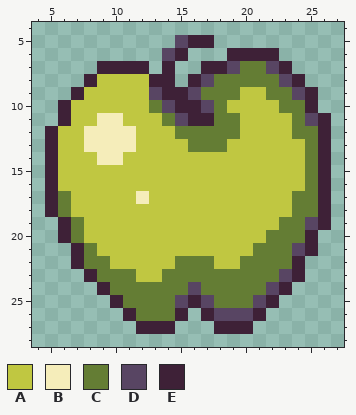
Pixel-art file -- Source/tile_apple.aseprite. The picture above is the old version.
32x32 pixels, 1 frame. Shown: x 4..27, y 4..28.
Palette (. is transparent): A #c0c741  B #f5edba  C #647d34  D #584563  E #3e2137
Now the later version:
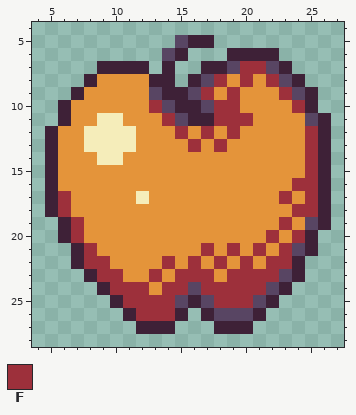
Colours new in this view: F #9d303b
Change:
layer "apple Copy Copy" added
layer "apple Copy Copy Copy" added
colour A: #c0c741 -> #e4943a
Layer "apple Copy Copy Copy":
y 7: x 20..21 CC -> FF
y 8: x 18..22 CCCCC -> FAFAF
y 9: x 17..19 CCC -> FAF; x 22..23 CC -> AF
y 10: x 13 C -> F; x 18..19 CA -> FF; x 23..24 CC -> AF
y 11: x 14 C -> F; x 18..20 CCA -> FFF; x 24 C -> A
y 12: x 15..19 CCCCC -> FAFAF; x 24..25 CC -> AF
y 13: x 16..18 CCC -> FAF; x 25 C -> F
y 14..15: x 25 C -> F
y 16: x 24..25 AC -> FF
y 17: x 6 C -> F; x 23..25 ACC -> FAF
y 18: x 6 C -> F; x 24..25 CC -> FF
y 19: x 7 C -> F; x 23..24 CC -> FA
y 20: x 7 C -> F; x 22..24 CCC -> FAF
y 21: x 8 C -> F; x 17 A -> F; x 19 A -> F; x 21..23 CCC -> FAF
y 22: x 8..9 CC -> FF; x 14..18 ACCCA -> FAFAF; x 20..23 CCCC -> FAFF
y 23: x 9..11 CCC -> FFA; x 13..22 ACCCCCCCCC -> FAFFFAFFFF
y 24: x 10..15 CCCCCC -> FFFAFF; x 17..21 CCCCC -> FFFFF
y 25: x 11..14 CCCC -> FFFF; x 18..20 CCC -> FFF
y 26: x 12..14 CCC -> FFF
